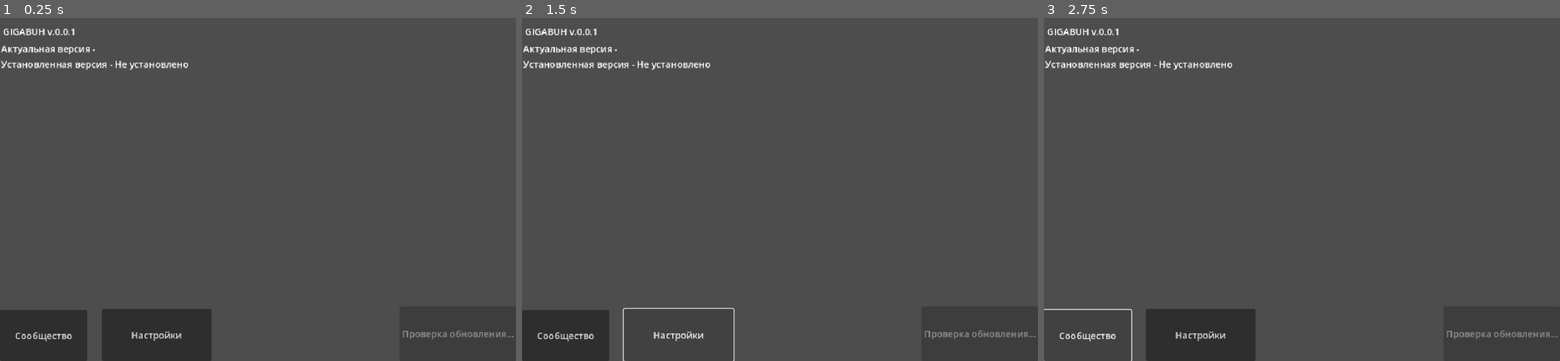
Above: before the commit, frames 1-3 (left to right).
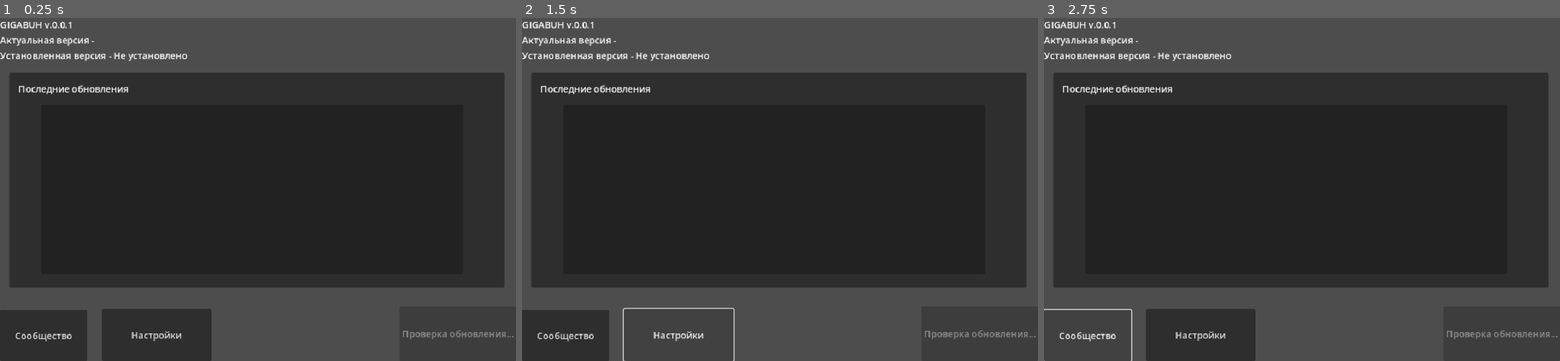
Above: after the commit, the same moments.

Repository: rodd-oss/zapuskalka
Game: Godot game, scene res://scenes/LauncherNative.tscn
Same seed, same stepped clock (60 frames per second), same inputs: the game is played once before the commit and once after it.
Inputs:
- Up to frame 1 (0.25 s): no input
- Up to frame 2 (1.5 s): click "Сообщество" at 0.5 s; click "Настройки" at 1.25 s
- Up to frame 3 (2.75 s): click "Сообщество" at 2 s

The runs differ from the first frame. In frame 1, 62% of the frame differs, in the area x 0-98%, y 1-79%; in frame 2, 62%; in frame 3, 62%.

Commit message:
News Block

Diff:
--- a/scenes/LauncherNative.tscn
+++ b/scenes/LauncherNative.tscn
@@ -14,13 +14,12 @@
 [node name="Header" type="VBoxContainer" parent="."]
 custom_minimum_size = Vector2(0, 80)
 layout_mode = 1
-anchors_preset = 10
-anchor_right = 1.0
-offset_left = 2.0
-offset_top = 42.0
-offset_right = 2.0
-offset_bottom = 122.0
-grow_horizontal = 2
+offset_right = 896.0
+offset_bottom = 80.0
+
+[node name="GameTitle" type="Label" parent="Header"]
+layout_mode = 2
+text = "GIGABUH v.0.0.1"
 
 [node name="ActualVersionLabel" type="Label" parent="Header"]
 layout_mode = 2
@@ -66,10 +65,31 @@
 grow_vertical = 0
 text = "Настройки"
 
-[node name="GameTitle" type="Label" parent="."]
+[node name="NewsPanel" type="Panel" parent="."]
 layout_mode = 0
-offset_left = 5.0
-offset_top = 12.0
-offset_right = 79.0
-offset_bottom = 35.0
-text = "GIGABUH v.0.0.1"
+offset_left = 16.0
+offset_top = 96.0
+offset_right = 880.0
+offset_bottom = 472.0
+
+[node name="NewsLabel" type="Label" parent="NewsPanel"]
+layout_mode = 0
+offset_left = 16.0
+offset_top = 16.0
+offset_right = 200.0
+offset_bottom = 39.0
+text = "Последние обновления"
+
+[node name="LastNewsPanel" type="Panel" parent="NewsPanel"]
+layout_mode = 0
+offset_left = 56.0
+offset_top = 56.0
+offset_right = 792.0
+offset_bottom = 352.0
+
+[node name="LastUpdateLabel" type="Label" parent="NewsPanel/LastNewsPanel"]
+layout_mode = 0
+offset_left = 272.0
+offset_top = 16.0
+offset_right = 392.0
+offset_bottom = 40.0
